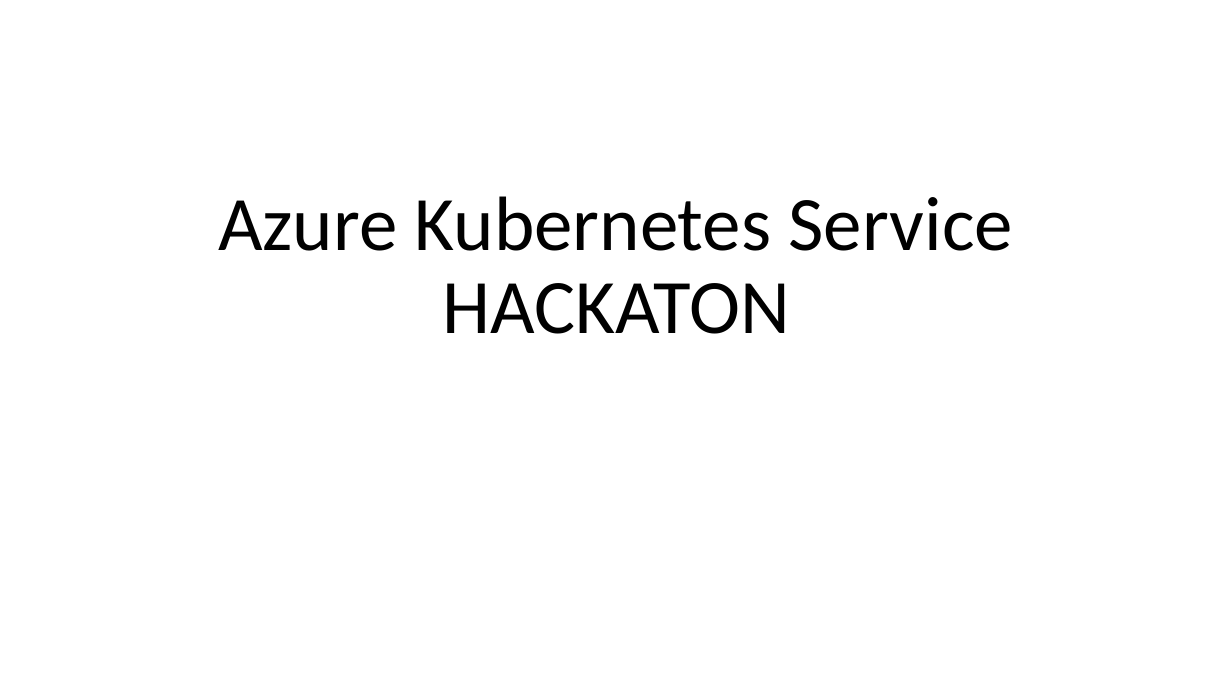
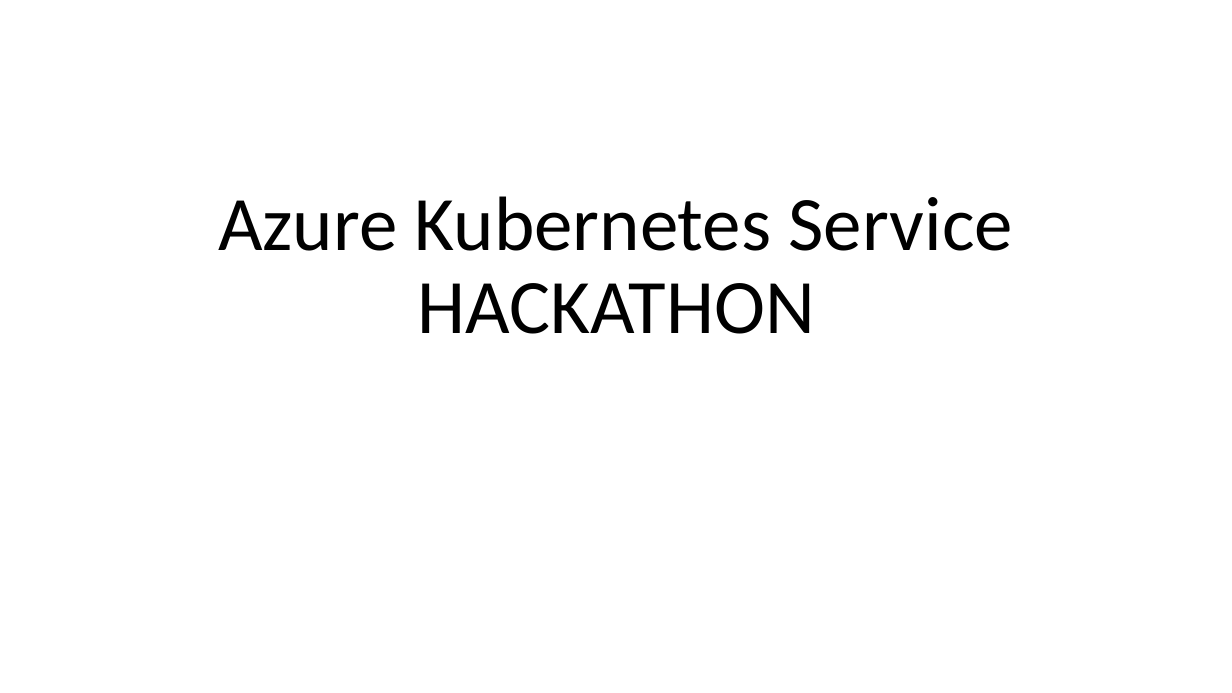
Before and after one commit to sumitkute/kubehack, a slide deck: slide 1 of assets/instructions/Azure Kubernetes Service HACKATON.pptx. Drawn at 1232x693 pixels with LibreOffice and Linux fonts; fonts in the diff are those of the drawing. Boxes give left, top, right and bottom in pixels: in the first picture for what was removed or moved away, otherwise in the second. Text is boxed around its words. In the diff, an @@ line names an element or a change of style, - is before the commit and + after.

```diff
--- a/assets/instructions/Azure Kubernetes Service HACKATON.pptx
+++ b/assets/instructions/Azure Kubernetes Service HACKATON.pptx
@@ title at box(218, 196, 1013, 334): text changed @@
-Azure Kubernetes Service HACKATON
+Azure Kubernetes Service HACKATHON
```
Also in this commit, not shown: 3 other slides changed.
